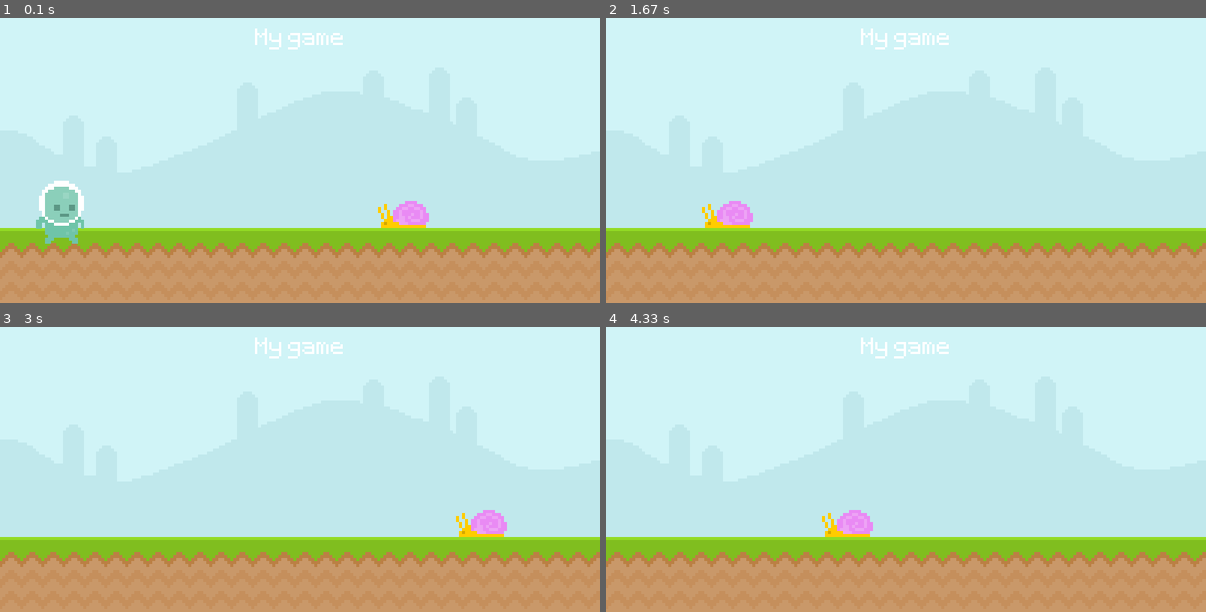
Above: before the commit, frames 1-4 (two rows, left to right).
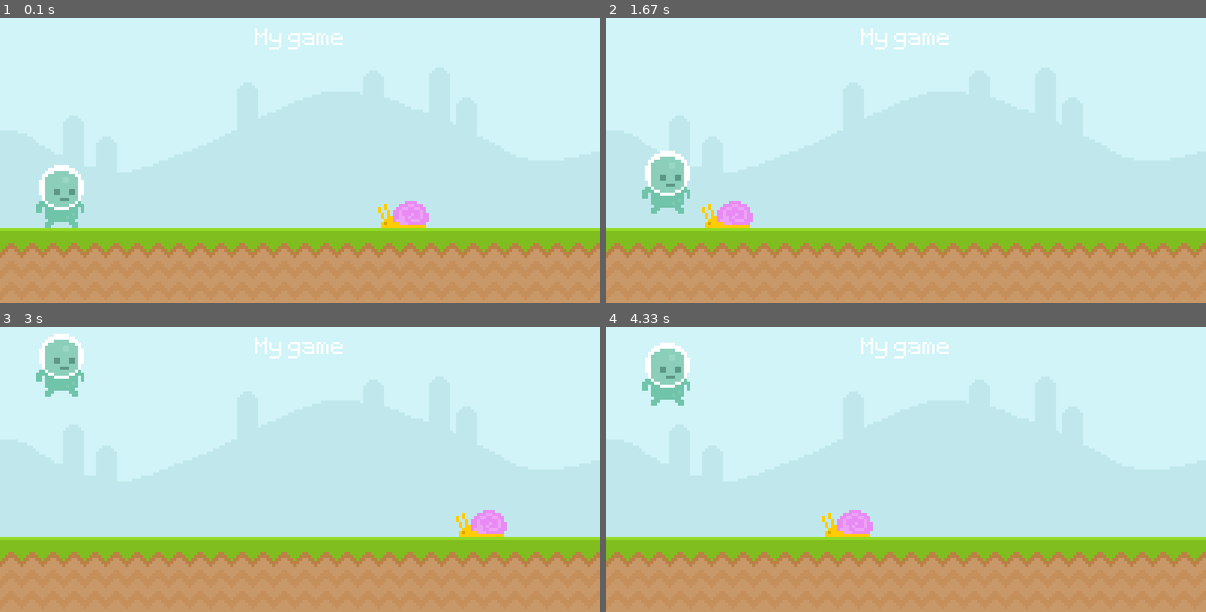
Above: after the commit, the same moments.

Repository: IvanNakov10/Pygame
Game: pygame game, started from pygame.py
Same seed, same stepped clock (60 frames per second), same inputs: the game is played once before the commit and once after it.
Inputs:
- Up to frame 1 (0.1 s): no input
- Up to frame 2 (1.67 s): tap Space at 0.33, 0.73, 1.03, 1.23, 1.57 s
- Up to frame 3 (3 s): tap Space at 1.87, 2.07, 2.37, 2.63, 2.97 s
- Up to frame 4 (4.33 s): tap Space at 3.27, 3.4, 3.8, 4.1 s

The runs differ from the first frame. In frame 1, 1.4% of the frame differs, in the area x 6-14%, y 51-80%; in frame 2, 1.3%; in frame 3, 1.3%; in frame 4, 1.3%.

Commit message:
gravity fix

Diff:
--- a/pygame.py
+++ b/pygame.py
@@ -26,8 +26,8 @@
         if event.type == pygame.QUIT:
             pygame.quit()
             exit()
-    if event.type == pygame.KEYDOWN:
-        if event.type == pygame.K_SPACE:
+    keys = pygame.key.get_pressed()
+    if keys[pygame.K_SPACE] and player_rect.bottom >= 300:
             player_grav = -20
     Screen.blit(surface,(0,0))
     Screen.blit(ground,(0,300))
@@ -39,10 +39,10 @@
 
     player_grav += 1
     player_rect.y += player_grav
+    if player_rect.bottom >= 300:
+        player_rect.bottom = 300
     Screen.blit(player, player_rect)
 
-    # keys = pygame.key.get_pressed()
-    # keys[pygame.K_SPACE]:
 
 
     pygame.display.update()
